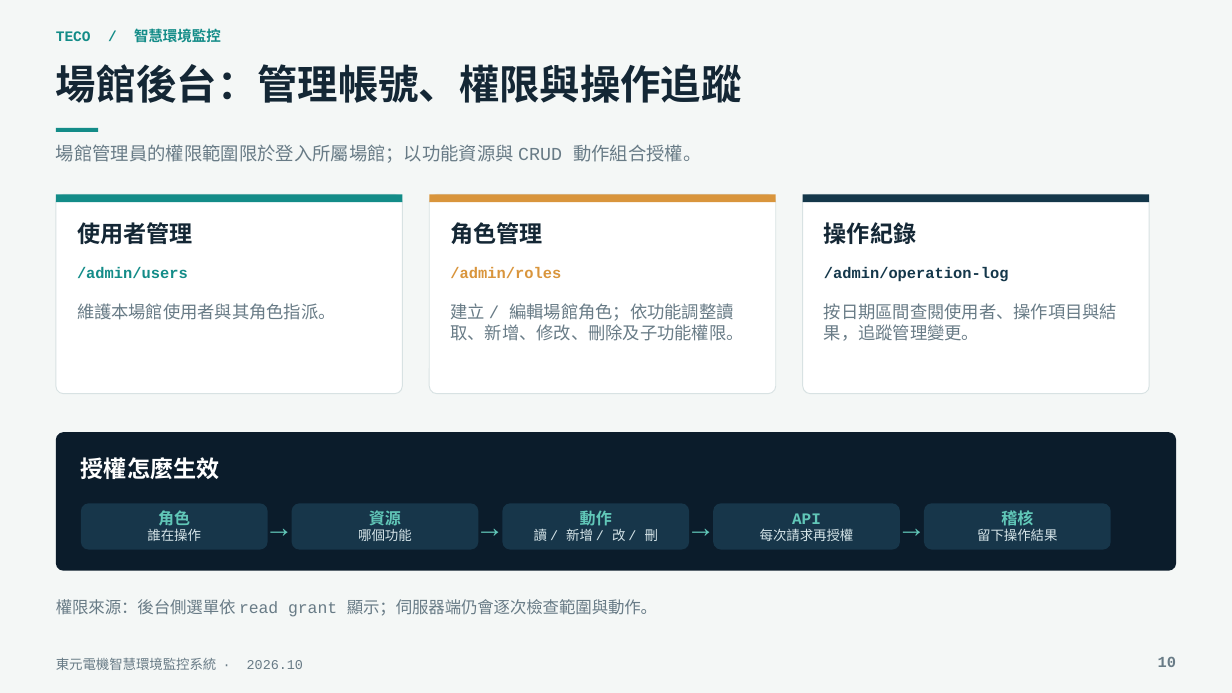
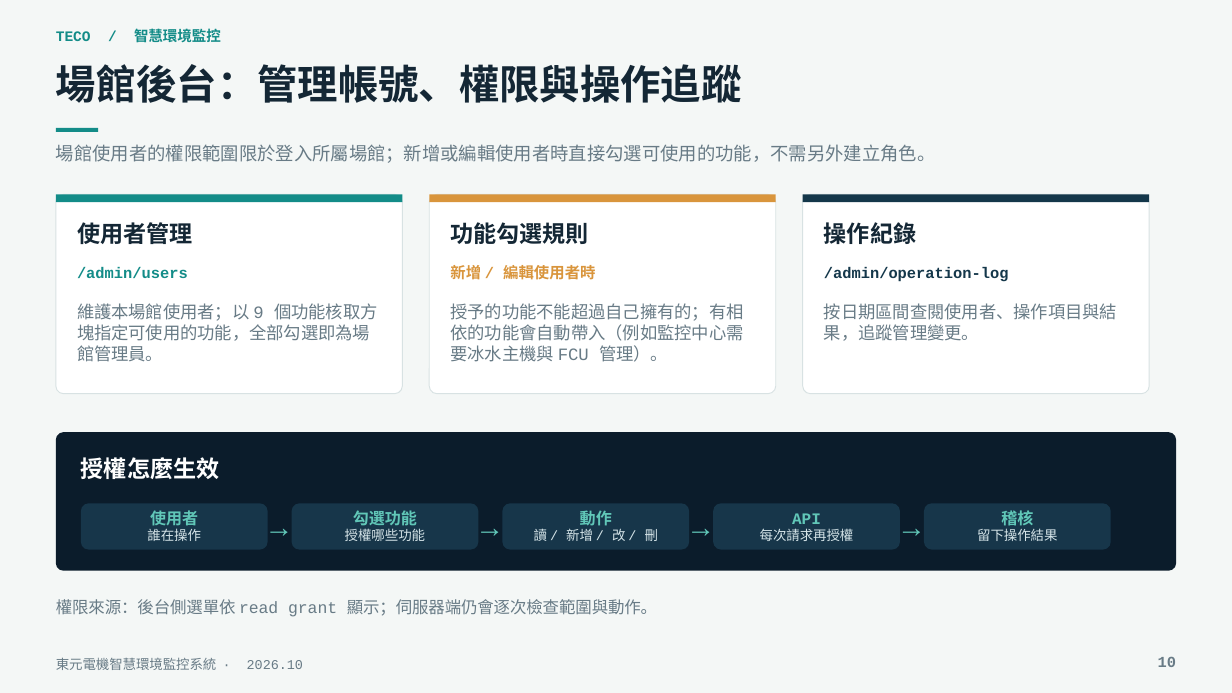
Before and after one commit to jj20375/teco-machinery, a slide deck: slide 10 of docs/TECO_智慧環境監控系統介紹與技術說明.pptx. Drawn at 1232x693 pixels with LibreOffice and Linux fonts; fonts in the diff are those of the drawing. Boxes give left, top, right and bottom in pixels: in the first picture for what was removed or moved away, otherwise in the second. Text is boxed around its words. In the diff, an @@ line names an element or a change of style, - is before the commit and + after.

```diff
--- a/docs/TECO_智慧環境監控系統介紹與技術說明.pptx
+++ b/docs/TECO_智慧環境監控系統介紹與技術說明.pptx
@@ text at bbox=[56, 144, 936, 163]: text changed @@
-場館管理員的權限範圍限於登入所屬場館；以功能資源與 CRUD 動作組合授權。
+場館使用者的權限範圍限於登入所屬場館；新增或編輯使用者時直接勾選可使用的功能，不需另外建立角色。
@@ text at bbox=[450, 222, 589, 244]: text changed @@
-角色管理
+功能勾選規則
@@ text at bbox=[450, 265, 595, 280]: text changed @@
-/admin/roles
+新增 / 編輯使用者時
@@ text at bbox=[77, 303, 378, 362]: text changed @@
-維護本場館使用者與其角色指派。
+維護本場館使用者；以 9 個功能核取方塊指定可使用的功能，全部勾選即為場館管理員。
@@ text at bbox=[450, 303, 743, 362]: text changed @@
-建立 / 編輯場館角色；依功能調整讀取、新增、修改、刪除及子功能權限。
+授予的功能不能超過自己擁有的；有相依的功能會自動帶入（例如監控中心需要冰水主機與 FCU 管理）。
@@ text at bbox=[150, 510, 198, 526]: text changed @@
-角色
+使用者
@@ text at bbox=[345, 528, 425, 541]: text changed @@
-哪個功能
+授權哪些功能
@@ text at bbox=[353, 510, 417, 529]: text changed @@
-資源
+勾選功能
```
Also in this commit, not shown: 25 other slides changed, 1 slide added.
